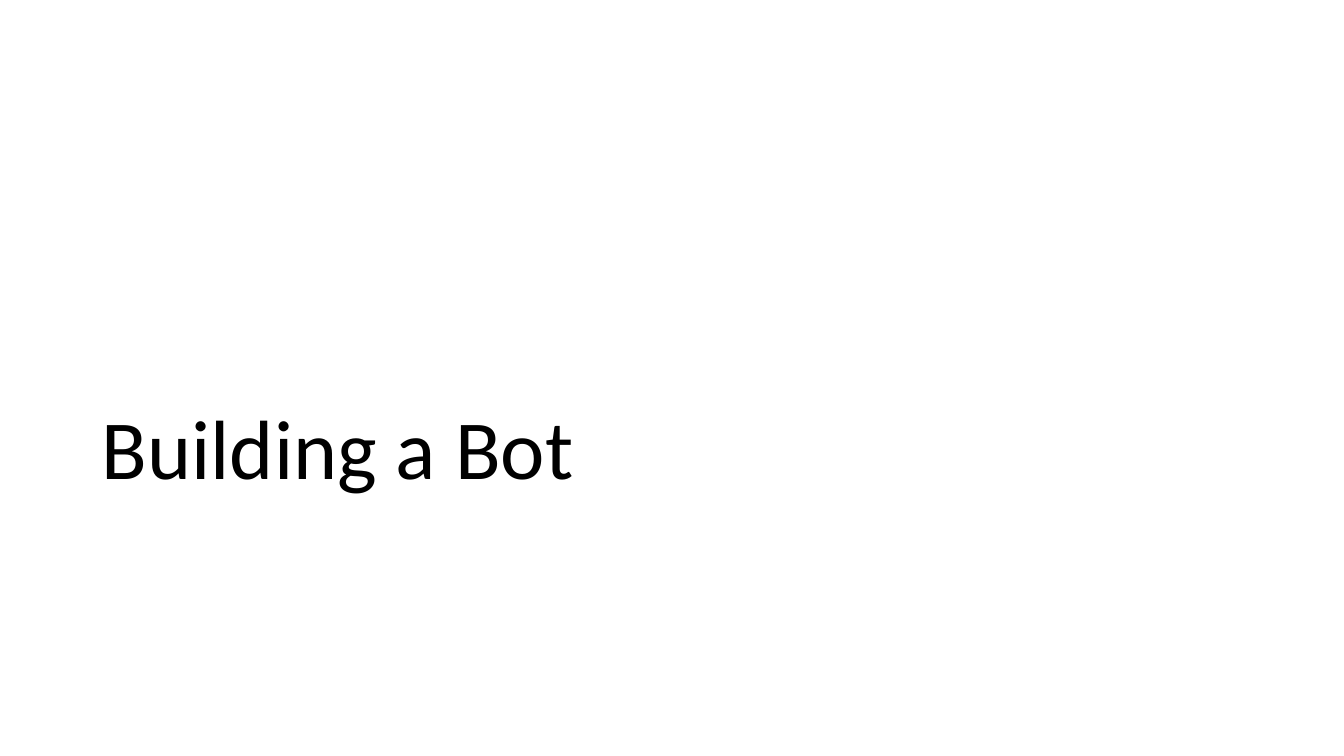
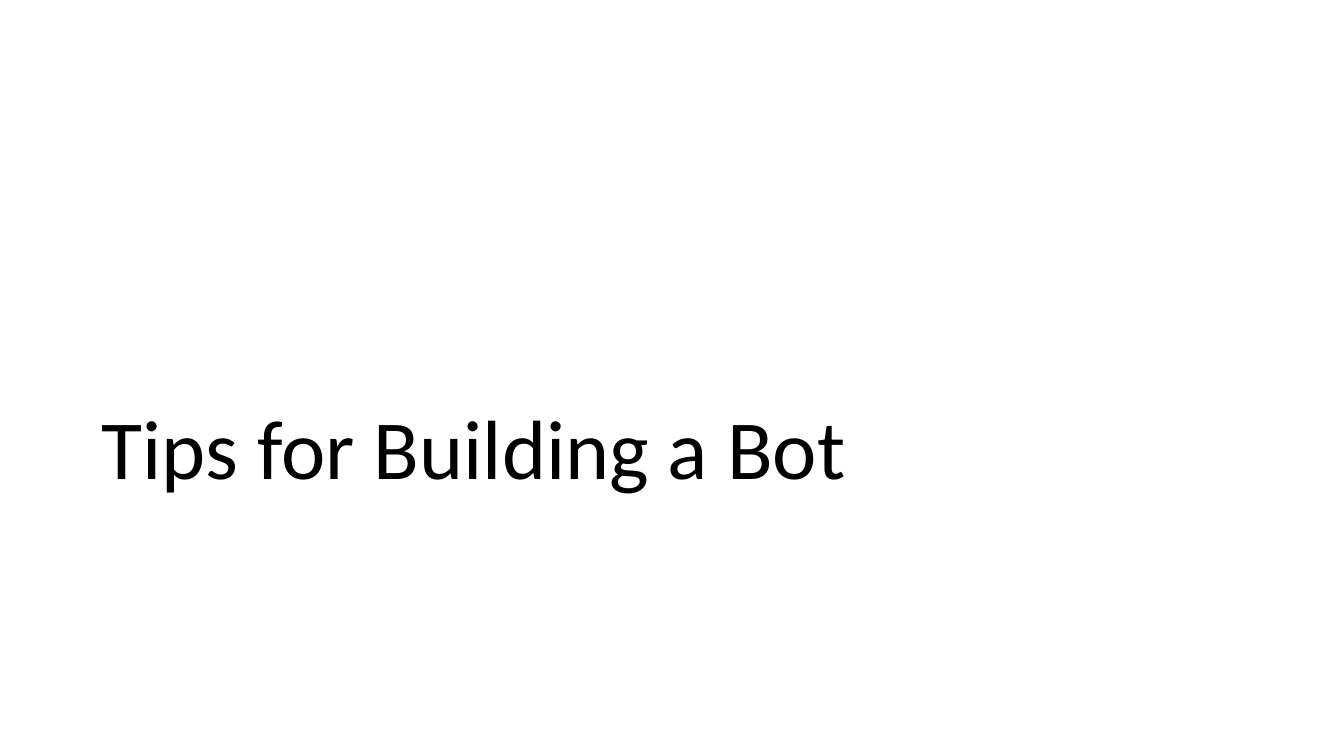
Before and after one commit to aidanmorgan/chatbot-workshop, a slide deck: slide 22 of Chatbots!.pptx (slide 19 before the commit). Drawn at 1344x756 pixels with LibreOffice and Linux fonts; fonts in the diff are those of the drawing; background and template pictures are left out. Boxes give left, top, right and bottom in pixels: in the first picture for what was removed or moved away, otherwise in the second. Text is boxed around its words. In the diff, an @@ line names an element or a change of style, - is before the commit and + after.

```diff
--- a/Chatbots!.pptx
+++ b/Chatbots!.pptx
@@ title at (102, 420, 845, 494): text changed @@
-Building a Bot
+Tips for Building a Bot
```
Also in this commit, not shown: 6 other slides changed, 5 slides added, 3 slides removed, 1 other file.
